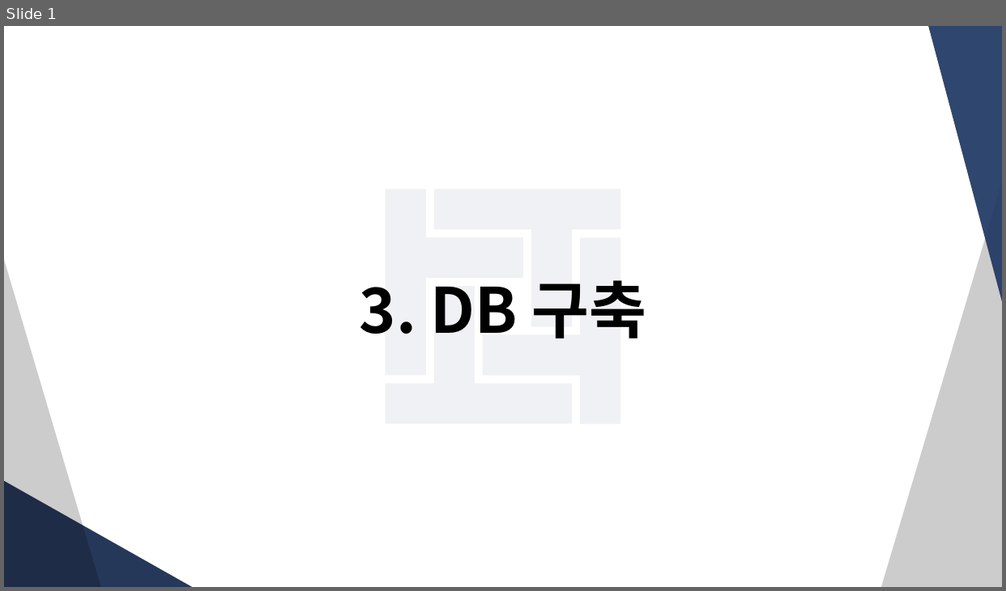
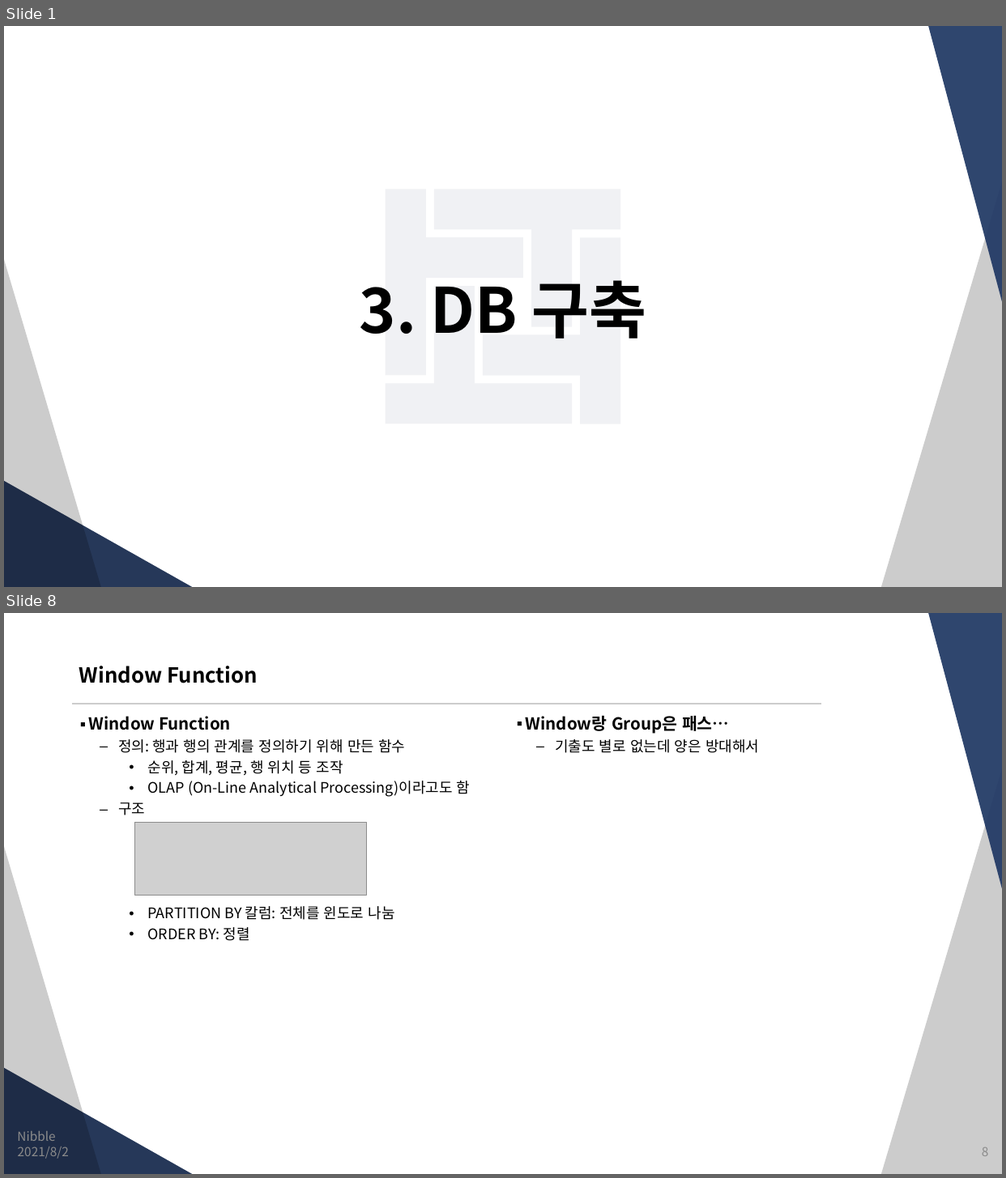
Before and after one commit to JungSangHyeon/2021-TIL, a slide deck: 정보처리기사/3. DB 구축.pptx. Shown one above the other, each under a label of ours: slide 1 before the commit, slides 1 and 8 after it; the slides between them are not shown. The pictures are 1006x591 and 1006x1178 pixels, drawn with LibreOffice and Linux fonts; fonts in the diff are those of the drawing; grey boxes stand for pictures. Boxes give left, top, right and bottom in pixels: in the first picture for what was removed or moved away, otherwise in the second. Text is boxed around its words. In the diff, an @@ line names an element or a change of style, - is before the commit and + after.

```diff
--- a/정보처리기사/3. DB 구축.pptx
+++ b/정보처리기사/3. DB 구축.pptx
@@ slide 8 added at <box>4,613,1002,1174</box>, background #FFFFFF; not listed: 4 template elements that a slide beside it also shows @@
@@ title added at <box>79,666,258,683</box>, 20 pt, text #000000, bold @@
+Window Function
@@ line added from (72, 704) to (821, 704), #CCCCCC 1.5 pt @@
@@ text added at <box>89,716,471,941</box>, 14 pt, text #000000 @@
+▪ Window Function
+  – 정의: 행과 행의 관계를 정의하기 위해 만든 함수
+    • 순위, 합계, 평균, 행 위치 등 조작
+    • OLAP (On-Line Analytical Processing)이라고도 함
+  – 구조
+    • PARTITION BY 칼럼: 전체를 윈도로 나눔
+    • ORDER BY: 정렬
@@ text added at <box>526,715,759,753</box>, 16 pt, text #000000, bold @@
+▪ Window랑 Group은 패스…
+  – 기출도 별로 없는데 양은 방대해서
@@ picture added at <box>135,823,366,895</box> @@
@@ text added at <box>17,1131,55,1141</box>, 12 pt, text #8C8C8C @@
+Nibble
@@ text added at <box>18,1147,69,1159</box>, 12 pt, text #8C8C8C @@
+2021/8/2
@@ page number added at <box>982,1148,989,1157</box>, 12 pt, text #8C8C8C @@
+8
```
Also in this commit, not shown: 1 slide changed, 5 other slides added.
